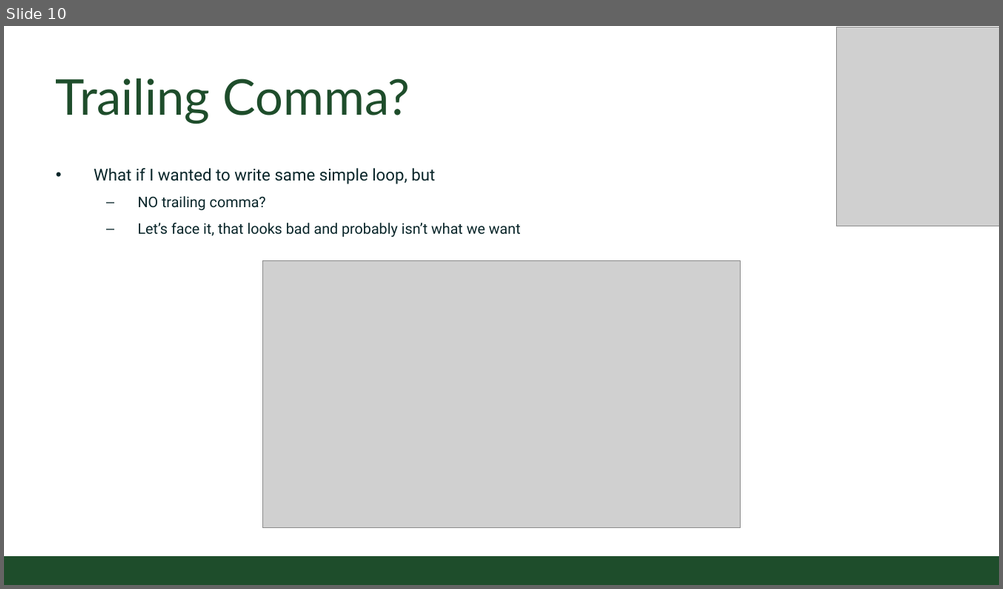
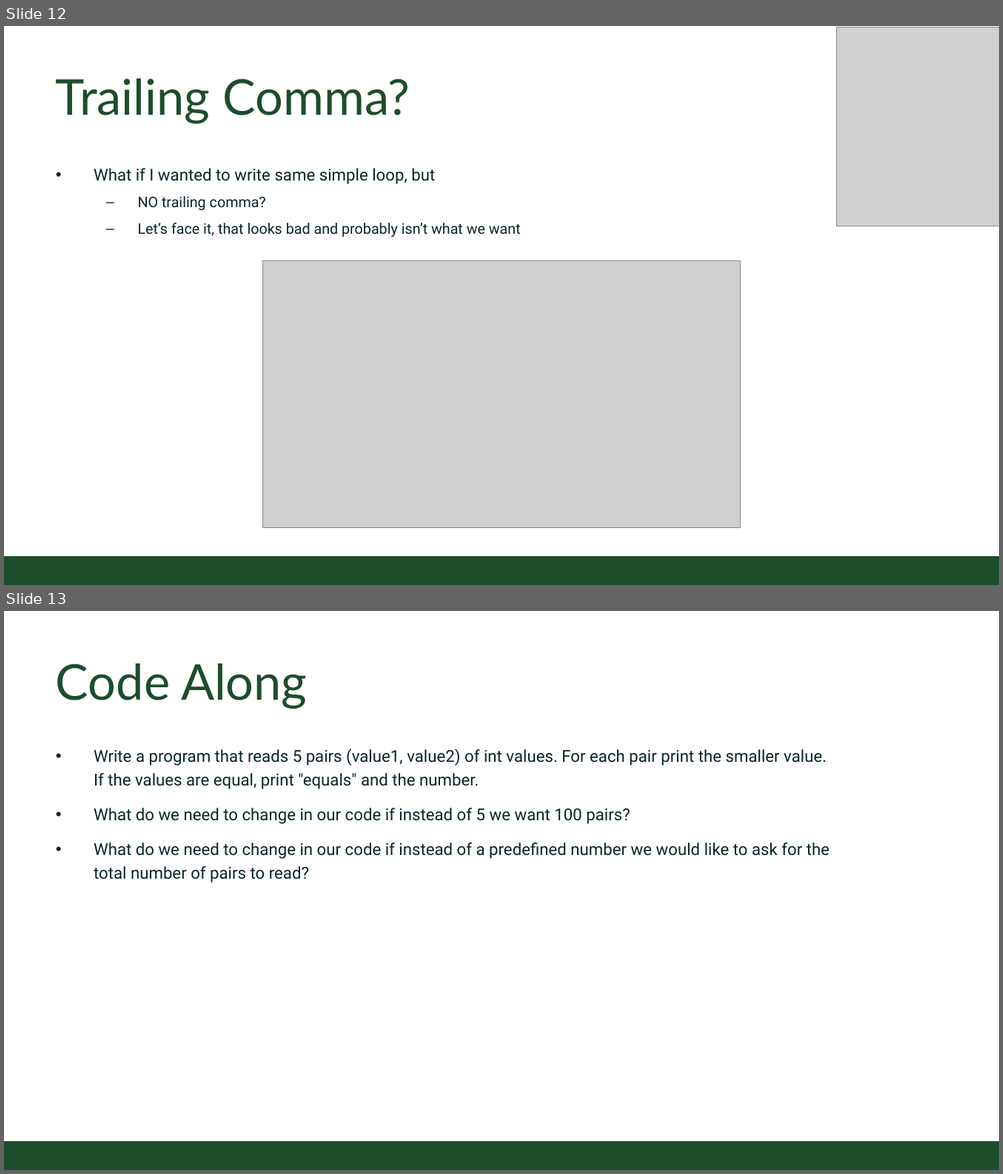
Before and after one commit to CSU-CompSci-CS163-4/Handouts, a slide deck: slides/On-Campus/03_02_Loops.pptx. Shown one above the other, each under a label of ours: slide 10 before the commit, slides 12 and 13 after it. The pictures are 1003x589 and 1003x1174 pixels, drawn with LibreOffice and Linux fonts; fonts in the diff are those of the drawing; grey boxes stand for pictures; background and template pictures are left out. Boxes give left, top, right and bottom in pixels: in the first picture for what was removed or moved away, otherwise in the second. Text is boxed around its words. In the diff, an @@ line names an element or a change of style, - is before the commit and + after.

```diff
--- a/slides/On-Campus/03_02_Loops.pptx
+++ b/slides/On-Campus/03_02_Loops.pptx
@@ slide 13 added at <box>4,611,999,1170</box>, background #FFFFFF; not listed: 1 template element that a slide beside it also shows @@
@@ title added at <box>56,664,307,709</box>, 54 pt, text #1E4D2B @@
+Code Along
@@ text added at <box>94,749,829,883</box>, 18 pt, text #092529 @@
+• Write a program that reads 5 pairs (value1, value2) of int values. For each pair print the smaller value. If the values are equal, print "equals" and the number.
+• What do we need to change in our code if instead of 5 we want 100 pairs?
+• What do we need to change in our code if instead of a predefined number we would like to ask for the total number of pairs to read?
@@ what was slide 10 is now slide 12 @@
```
Also in this commit, not shown: 1 slide changed, 2 other slides added.
